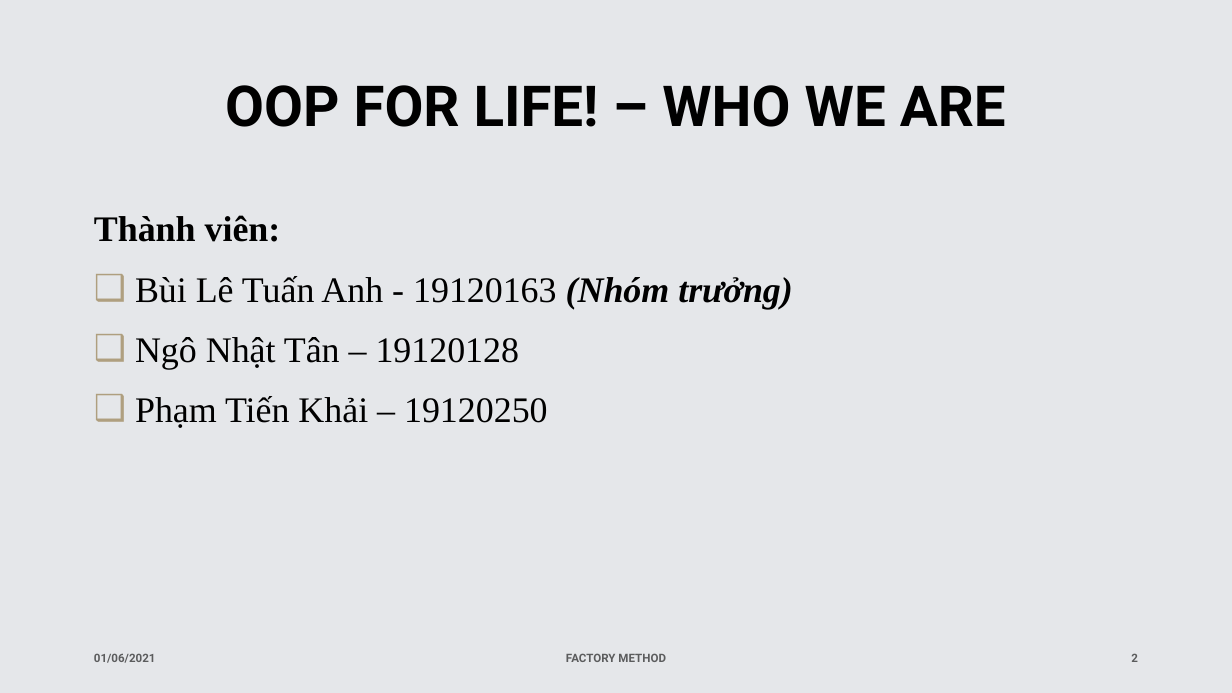
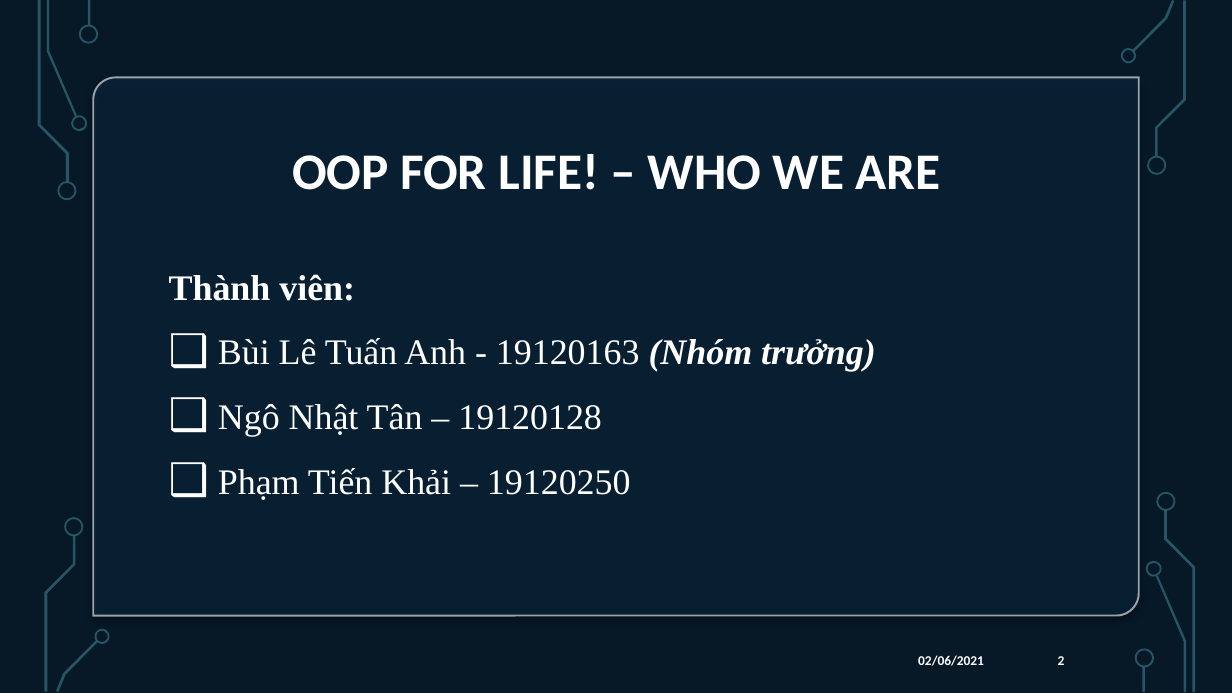
Before and after one commit to KhanhThinh/projects, a slide deck: slide 2 of docs/OOPForLife.pptx. Drawn at 1232x693 pixels with LibreOffice and Linux fonts; fonts in the diff are those of the drawing; background and template pictures are left out. Boxes give left, top, right and bottom in pixels: in the first picture for what was removed or moved away, otherwise in the second. Text is boxed around its words. In the diff, an @@ line names an element or a change of style, - is before the commit and + after.

```diff
--- a/docs/OOPForLife.pptx
+++ b/docs/OOPForLife.pptx
@@ rectangle removed at bbox=[0, 0, 1232, 693] @@
@@ rectangle added at bbox=[0, 0, 1232, 693], fill #000000 @@
@@ rectangle added at bbox=[0, 0, 1232, 693], fill #092338 at 70% opacity @@
@@ group added at bbox=[38, 0, 98, 201]: 5 freeform shapes, 1 rectangle @@
@@ group added at bbox=[1120, 0, 1186, 175]: 4 freeform shapes @@
@@ round diag rect added at bbox=[93, 78, 1139, 616], fill #092338 at 80% opacity, outline #FFFFFF 1.5 pt @@
@@ title "OOP FOR LIFE! – WHO ...": place and size @@
-title "OOP FOR LIFE! – WHO ..." at bbox=[225, 85, 1006, 127]
+title "OOP FOR LIFE! – WHO ..." at bbox=[292, 154, 941, 190]
@@ title "OOP FOR LIFE! – WHO ..." at bbox=[292, 154, 941, 190]: size 44 to 40 pt, font Roboto to Calibri, text colour #000000 to #FFFFFF; line spacing 1 to 0.9 @@
@@ text "Thành viên:": place and size @@
-text "Thành viên:" at bbox=[94, 215, 793, 428]
+text "Thành viên:" at bbox=[169, 274, 876, 500]
@@ text "Thành viên:" at bbox=[169, 274, 876, 500]: text colour #000000 to #FFFFFF; line spacing 1.1 to 1.2; vertical alignment top to middle @@
@@ group added at bbox=[44, 518, 110, 692]: 4 freeform shapes @@
@@ text removed at bbox=[566, 653, 666, 662] @@
-FACTORY METHOD
@@ text at bbox=[918, 655, 984, 666]: text changed; size 9 to 10.5 pt; font Roboto to Calibri; text colour #000000 at 60% opacity to #FFFFFF @@
-01/06/2021
+02/06/2021
@@ page number: place and size @@
-page number at bbox=[1131, 653, 1138, 662]
+page number at bbox=[1058, 656, 1065, 665]
@@ page number at bbox=[1058, 656, 1065, 665]: size 9 to 10.5 pt, font Roboto to Calibri, text colour #000000 at 60% opacity to #FFFFFF; more space between paragraphs @@
@@ group added at bbox=[1135, 492, 1196, 692]: 5 freeform shapes, 1 rectangle @@
@@ group added at bbox=[0, 0, 1214, 693]: 14 freeform shapes, 3 rectangles @@
```
Also in this commit, not shown: 14 other slides changed, 5 slides added, 4 slides removed, 2 other files.
